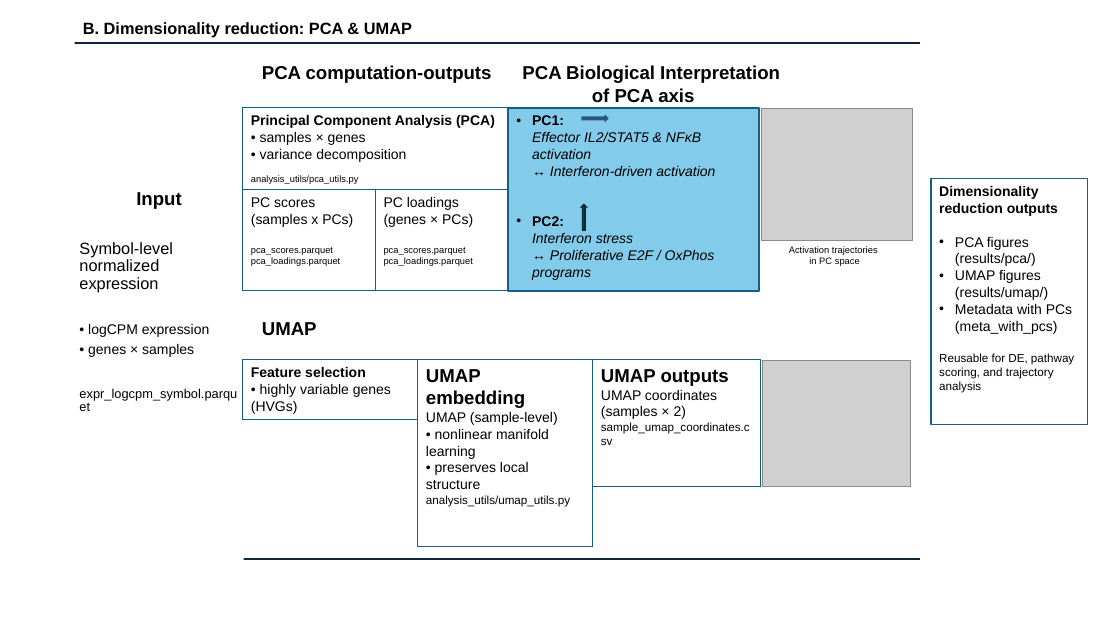
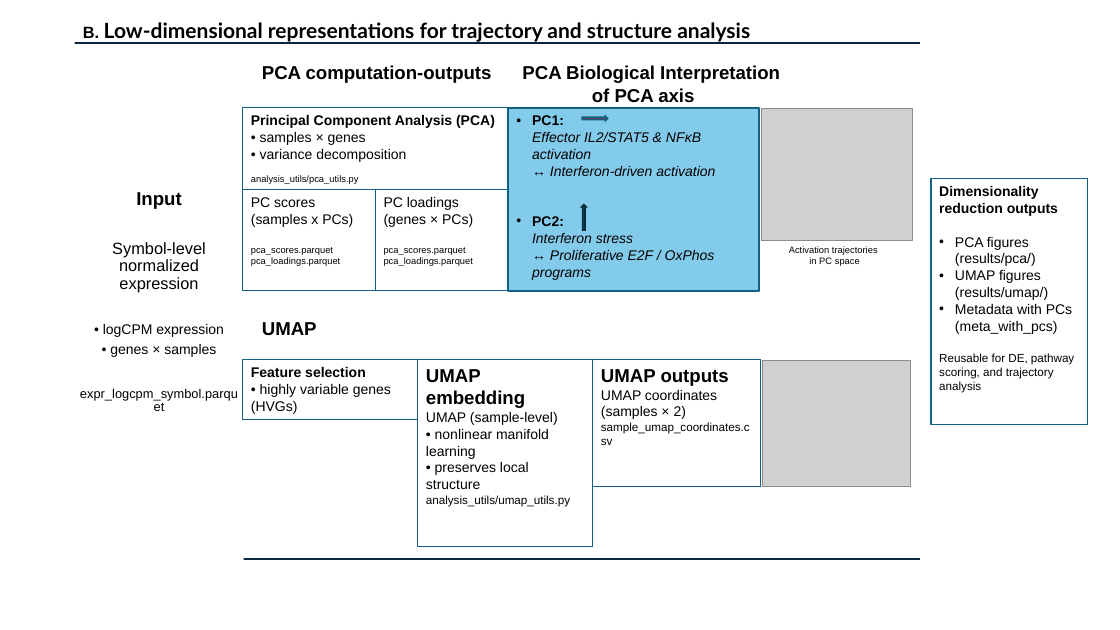
Before and after one commit to AnaBioAI/crispr_carT_AI_analysis, a slide deck: slide 3 of figures/fig1_pipeline/Fig1_panels.pptx. Drawn at 1120x630 pixels with LibreOffice and Linux fonts; fonts in the diff are those of the drawing; grey boxes stand for pictures. Boxes give left, top, right and bottom in pixels: in the first picture for what was removed or moved away, otherwise in the second. Text is boxed around its words. In the diff, an @@ line names an element or a change of style, - is before the commit and + after.

```diff
--- a/figures/fig1_pipeline/Fig1_panels.pptx
+++ b/figures/fig1_pipeline/Fig1_panels.pptx
@@ text at (x1=83, y1=22, x2=750, y2=43): text changed; size 14 to 18 pt; font Arial to Lato @@
-B. Dimensionality reduction: PCA & UMAP
+B. Low-dimensional representations for trajectory and structure analysis
@@ text at (x1=80, y1=242, x2=238, y2=400): alignment left to centre @@
```
Also in this commit, not shown: 2 other slides changed, 1 other file.
